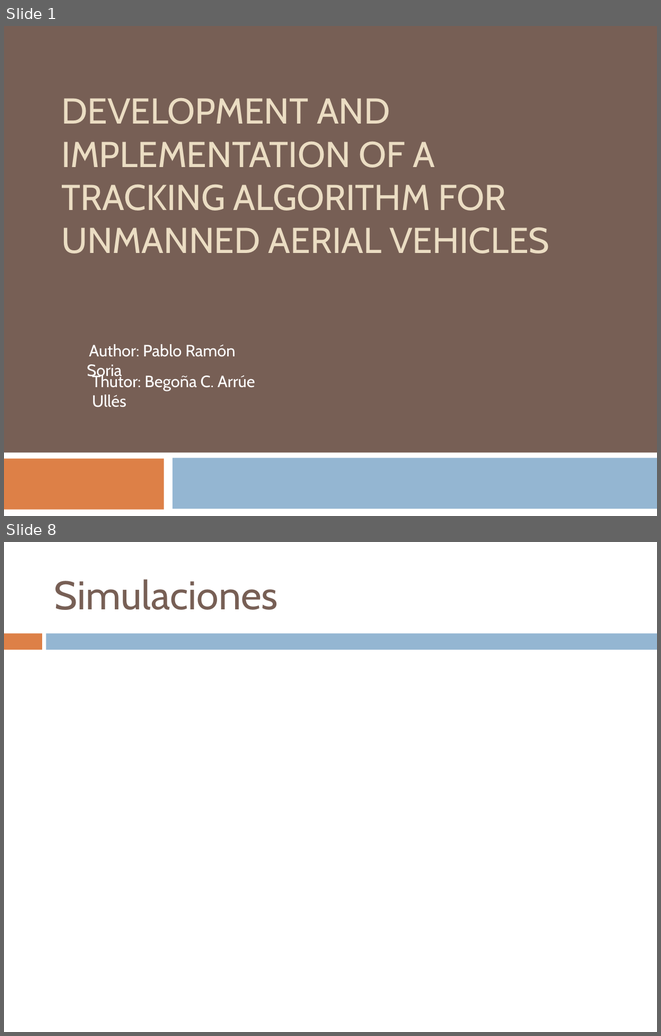
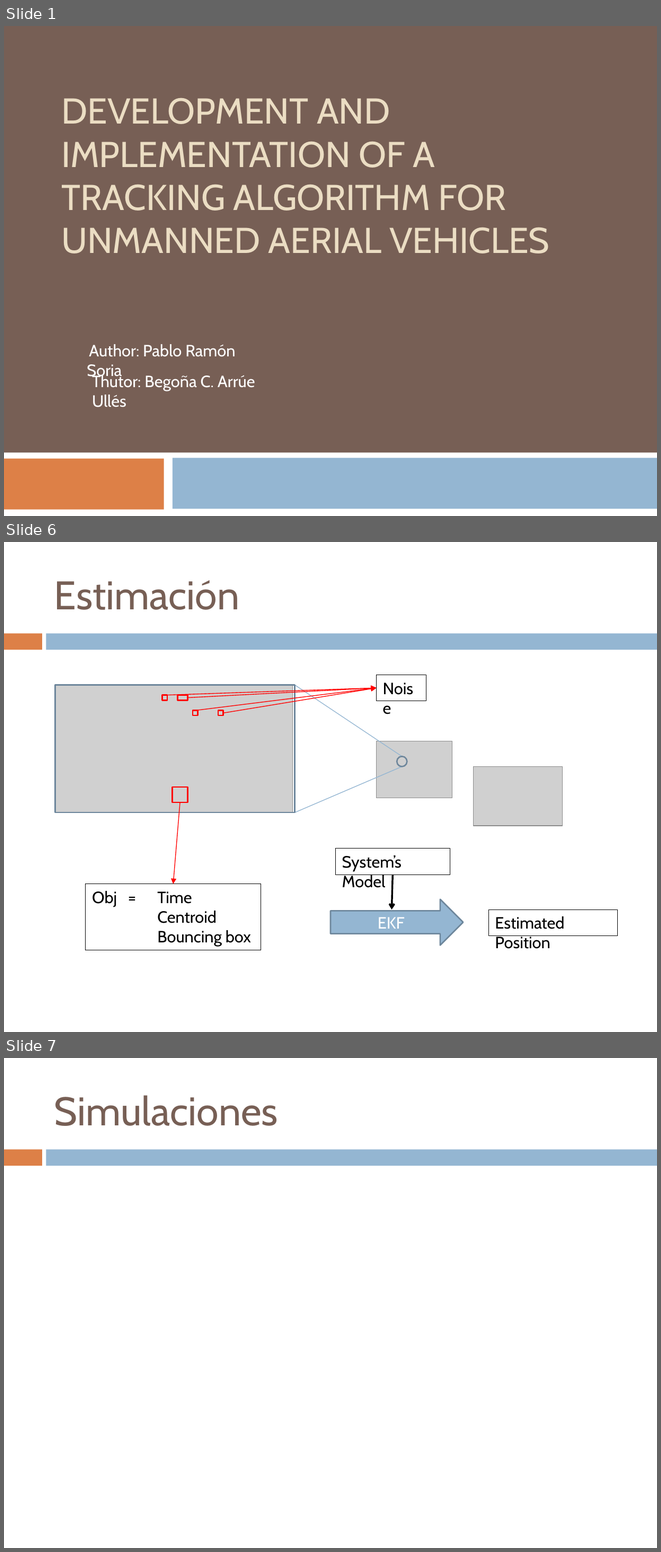
Before and after one commit to Bardo91/PFC, a slide deck: presentation.pptx. Shown one above the other, each under a label of ours: slides 1 and 8 before the commit, slides 1, 6 and 7 after it; the slides between them are not shown. The pictures are 661x1036 and 661x1552 pixels, drawn with LibreOffice and Linux fonts; fonts in the diff are those of the drawing; grey boxes stand for pictures. Boxes give left, top, right and bottom in pixels: in the first picture for what was removed or moved away, otherwise in the second. Text is boxed around its words. In the diff, an @@ line names an element or a change of style, - is before the commit and + after.

```diff
--- a/presentation.pptx
+++ b/presentation.pptx
@@ slide 6 added at bbox=[4, 542, 657, 1032], background #FFFFFF; not listed: 2 template elements that a slide beside it also shows @@
@@ title added at bbox=[54, 580, 240, 610], 44 pt, text #775F55 @@
+Estimación
@@ group added at bbox=[165, 674, 426, 713]: 4 arrows, 1 rectangle @@
+Noise
@@ group added at bbox=[55, 685, 407, 812]: 2 lines, 1 picture, 1 ellipse, 1 rectangle @@
@@ group added at bbox=[162, 695, 223, 802]: 5 rectangles @@
@@ picture added at bbox=[376, 741, 452, 798] @@
@@ picture added at bbox=[474, 767, 563, 826] @@
@@ arrow added from (180, 802) to (173, 883), #FF0000 0.79 pt @@
@@ rectangle added at bbox=[336, 848, 450, 874], outline #000000 0.5 pt, 18 pt, text #000000 @@
+System’s Model
@@ arrow added from (392, 874) to (392, 910), #000000 2 pt @@
@@ rectangle added at bbox=[86, 883, 261, 950], outline #000000 0.75 pt, 18 pt, text #000000 @@
+Obj = Time
+Centroid
+Bouncing box
@@ right arrow added at bbox=[330, 899, 463, 945], fill #94B6D2, outline #6D879B 1.5 pt, 18 pt, text #FFFFFF @@
+EKF
@@ rectangle added at bbox=[488, 910, 617, 936], outline #000000 0.5 pt, 18 pt, text #000000 @@
+Estimated Position
@@ what was slide 8 is now slide 7 @@
```
Also in this commit, not shown: 3 slides changed, 2 other slides added, 4 slides removed.
